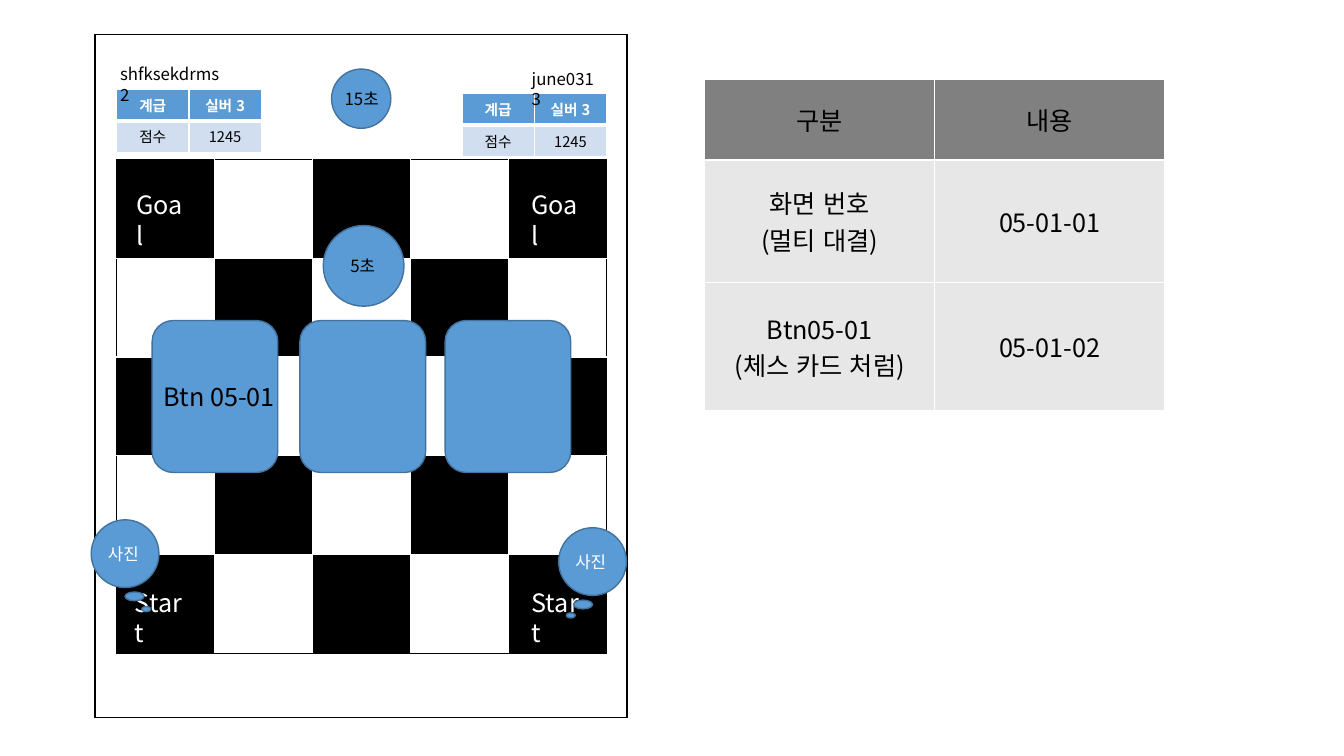
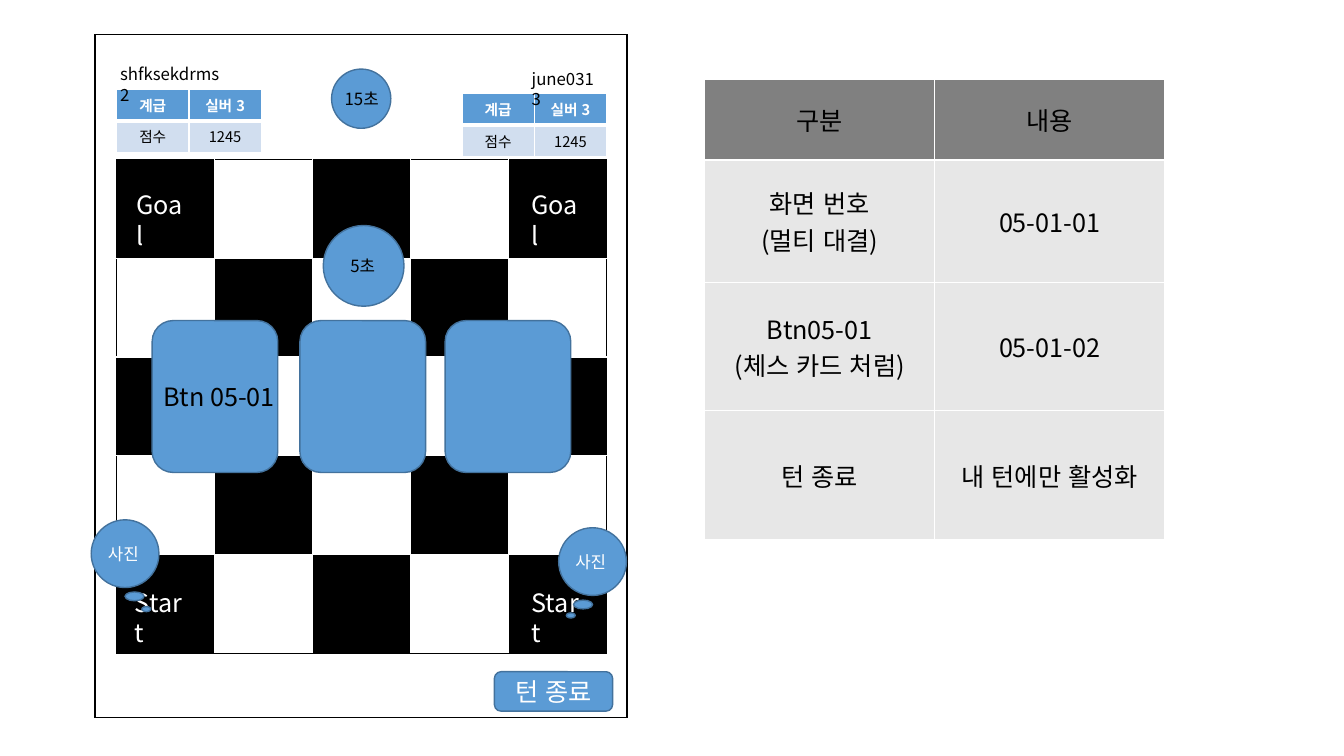
Before and after one commit to Maze-of-memories/origin, a slide deck: slide 8 of 화면정의서.pptx. Drawn at 1344x756 pixels with LibreOffice and Linux fonts; fonts in the diff are those of the drawing. Boxes give left, top, right and bottom in pixels: in the first picture for what was removed or moved away, otherwise in the second. Text is boxed around its words. In the diff, an @@ line names an element or a change of style, - is before the commit and + after.

```diff
--- a/화면정의서.pptx
+++ b/화면정의서.pptx
@@ table at (705,80,1165,539) @@
+row 4: 턴 종료 | 내 턴에만 활성화
@@ rounded rectangle added at (495,671,613,711), fill #5B9BD5, outline #43739E 1 pt, 18 pt, text #FFFFFF @@
+턴 종료
```
Also in this commit, not shown: 1 other slide changed, 3 other files.
